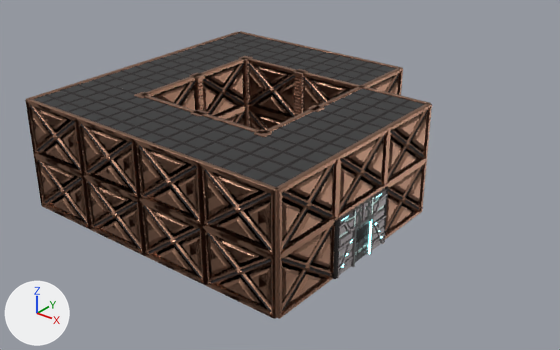
One commit to the FBX model TeamZindo_GJ/Assets/Art/room6.fbx: the scene before it, then after it.
Both versions are drawn from a 50 mm camera at (15.8, -30.8, 19.5) aimed at (-8.2, -0.8, 1.0). The axes (+X, +Y, +Z) are drawn at lower left. The lights are the same throughout. Where no turn or scale is listed for an object, it has been applied to the vertices. Vertices at the same position are counted once.

In view in the first picture: 'door', 'walls'.
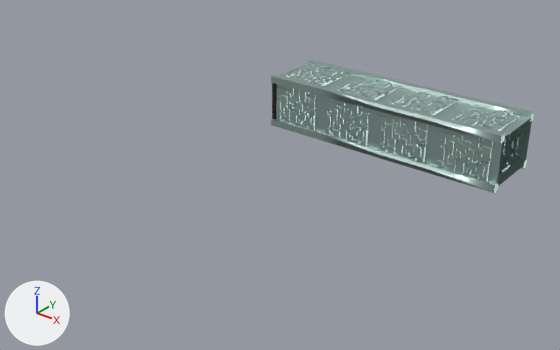
Edits to the bpy script that builds the scene:
```text
Change me_cube_020:
    used by ob_door; location = (-0.9, -6.0, 1.0); rotation_euler = (0.0, 0.0, 1.571), in degrees (0, 0, 90); scale = (0.146, 0.146, 1.0)
    remove me_cube_020.from_pydata(...)  # 2084 vertices, 2106 faces; spans x -1.0..28.4, y -2.3..2.3, z -1.0..2.0
    remove me_cube_020.materials.append(mat_floor_cracks)  # black #231d1d
    remove me_cube_020.materials.append(mat_grey_dark)  # dark grey #484848
    add me_cube_020.from_pydata(...)  # 13148 vertices, 12696 faces; spans x -3.0..13.0, y -2.0..36.8, z -2.0..28.1
    me_cube_020 part 1: a new loose piece, a box spanning x -3.0..1.0, y -2.0..2.0, z -2.0..2.0, in mat_silvermetal (light grey #b9cfca)
    me_cube_020 part 2: a new loose piece, a box spanning x -3.0..1.0, y 32.8..36.8, z 24.1..28.1, in mat_silvermetal (light grey #b9cfca)
    me_cube_020 part 3: a new loose piece, a box spanning x -3.0..1.0, y -2.0..2.0, z 24.1..28.1, in mat_silvermetal (light grey #b9cfca)
    me_cube_020 part 4: the loose piece of 456 vertices spanning x 8.6..18.9, y -0.6..0.6, z -1.0..1.0 is deleted
    me_cube_020 part 5: the loose piece of 16 vertices spanning x 26.4..28.4, y -1.0..1.0, z -1.0..2.0 is deleted
    me_cube_020 part 6: 1 vertex moved within x 10.5, y 0.0, z 2.0; 1608 vertices removed from x -1.0..27.4, y -2.3..2.3, z -1.0..2.0; 13112 vertices added at x -3.0..13.0, y -2.0..36.8, z -2.0..28.1
    remove me_cube_020.materials.append(mat_grey_light)  # grey #9b9495
    remove me_cube_020.materials.append(mat_wall_light)  # green #88e7c0
    remove me_cube_020.materials.append(mat_material_001)  # grey #a3a8a5
Add me_cube_035:
    me_cube_035.from_pydata(...)  # 2084 vertices, 2106 faces; spans x -0.34..0.34, y -0.15..4.15, z -1.0..2.01
    # faces by material slot: [22, 788, 76, 792, 190, 238]
    me_cube_035.materials.append(mat_floor_cracks)  # black #231d1d
    me_cube_035.materials.append(mat_grey_dark)  # dark grey #484848
    me_cube_035.materials.append(mat_silvermetal)  # light grey #b9cfca
    me_cube_035.materials.append(mat_grey_light)  # grey #9b9495
    me_cube_035.materials.append(mat_wall_light)  # green #88e7c0
    me_cube_035.materials.append(mat_material_001)  # grey #a3a8a5
Change ob_door:
    ob_door.rotation_euler: (0.0, 0.0, 1.571) -> (0.0, 0.0, 0.0)  # degrees (0, 0, 90) -> degrees (0, 0, 0)
    ob_door.location: (-0.9, -6.0, 1.0) -> (-12.0, 7.0, 0.0)
    ob_door.scale: (0.146, 0.146, 1.0) -> (1.0, 0.115, 0.115)
Remove ob_walls:
    ob_walls = bpy.data.objects.new('walls', me_plane_120)
    ob_walls.location = (-5.0, 2.0, 0.0)
Add ob_ugly_pillar_025:
    ob_ugly_pillar_025 = bpy.data.objects.new('ugly pillar.025', me_cube_035)
    ob_ugly_pillar_025.location = (-14.9, 7.0, 1.0)
```

Location of each change, (x1, y1, x2, y2) in pixels of the pictures (560 x 350 px):
'walls', deleted
    before: (25, 31, 432, 319)
    faces in mat_bronze_metal (brown #a57e68): (25, 31, 432, 319)
    faces in mat_floor (black #424242): (33, 33, 424, 187)
    faces in mat_floor_cracks (black #231d1d): (30, 35, 428, 312)
'door', reshaped, moved, rescaled, turned
    before: (331, 186, 388, 279)
    after: (271, 60, 535, 193)
'ugly pillar.025', added
    after: (272, 65, 306, 119)
    faces in mat_floor_cracks (black #231d1d): (272, 83, 276, 119)
part 1 of me_cube_020, added
    after: (271, 119, 321, 140)
part 2 of me_cube_020, added
    after: (308, 60, 360, 76)
part 3 of me_cube_020, added
    after: (271, 74, 324, 96)
part 4 of me_cube_020, deleted
    before: (355, 221, 369, 262)
part 5 of me_cube_020, deleted
    before: (382, 186, 388, 242)
part 6 of me_cube_020, built on
    before: (331, 188, 388, 279)
    after: (276, 65, 535, 193)
